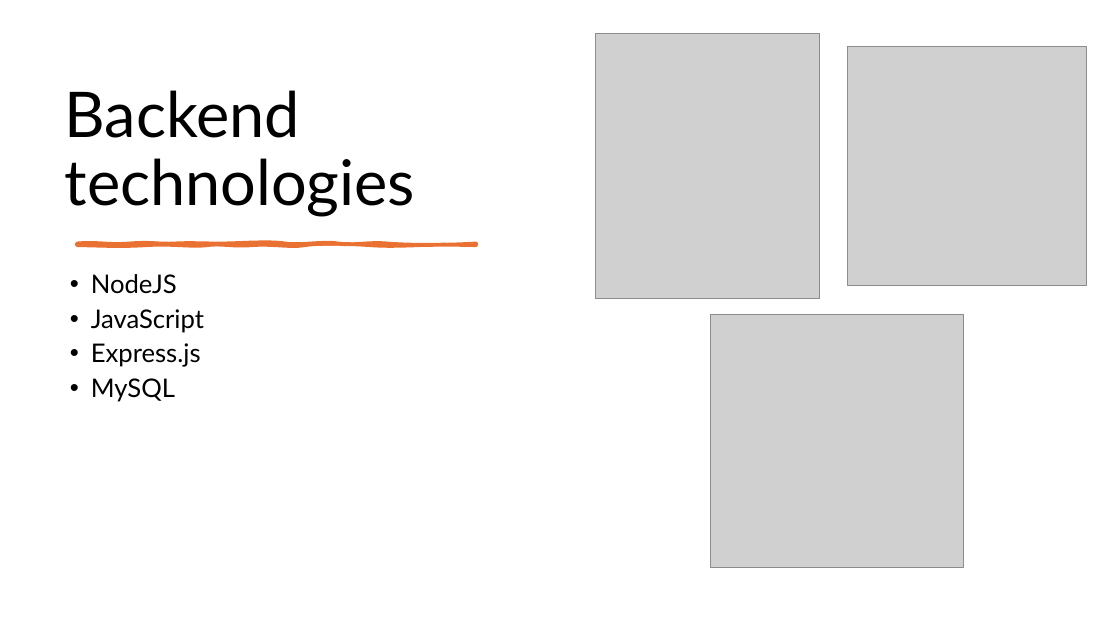
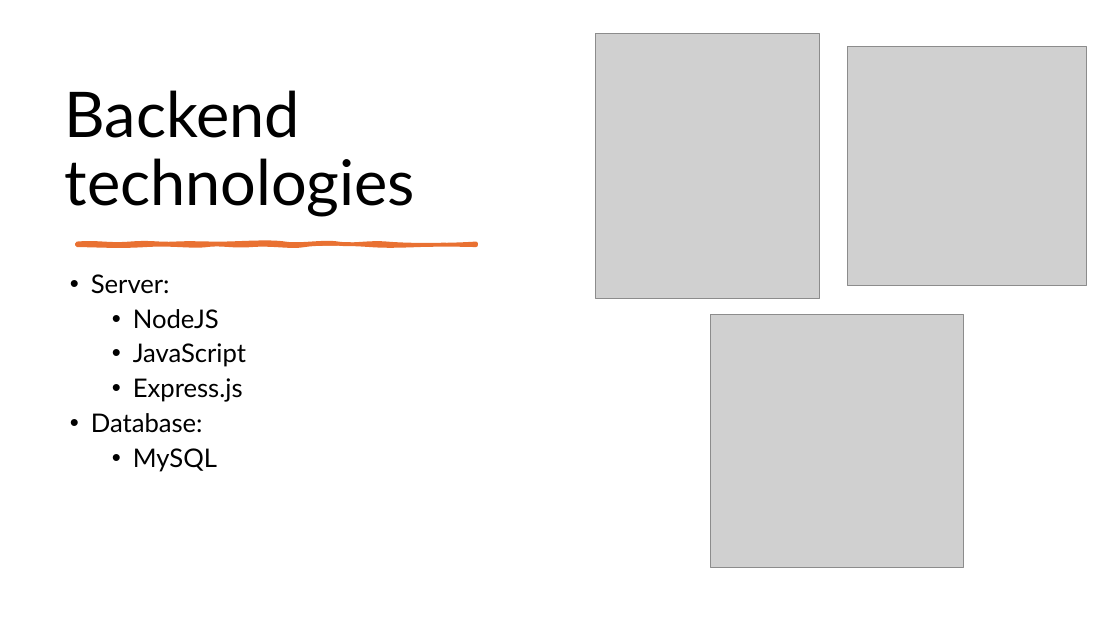
Before and after one commit to TudosLevente/ProjectWork, a slide deck: slide 6 of Docx/Projekt dokumentációk/Végleges dokumentáció/FoodHub.pptx (slide 5 before the commit). Drawn at 1120x630 pixels with LibreOffice and Linux fonts; fonts in the diff are those of the drawing; grey boxes stand for pictures. Boxes give left, top, right and bottom in pixels: in the first picture for what was removed or moved away, otherwise in the second. Text is boxed around its words. In the diff, an @@ line names an element or a change of style, - is before the commit and + after.

```diff
--- a/Docx/Projekt dokumentációk/Végleges dokumentáció/FoodHub.pptx
+++ b/Docx/Projekt dokumentációk/Végleges dokumentáció/FoodHub.pptx
@@ text at <box>91,274,170,294</box>: paragraph added @@
+• Server:
@@ text at <box>133,309,246,472</box>: list level 1 to 2 in "NodeJS"; list level 1 to 2 in "JavaScript"; list level 1 to 2 in "Express.js"; list level 1 to 2 in "MySQL" @@
@@ text at <box>91,413,203,433</box>: paragraph added @@
+• Database:
```
Also in this commit, not shown: 5 other slides changed, 1 slide added.
